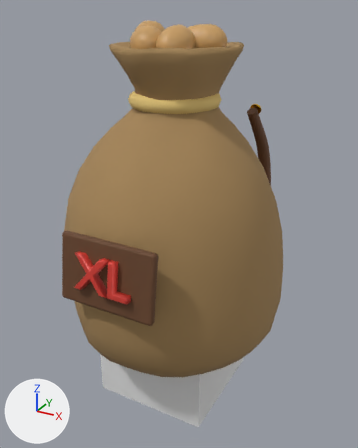
Before and after pictures for a commit that changed the FBX model art/export/fbx/BigSack.fbx.
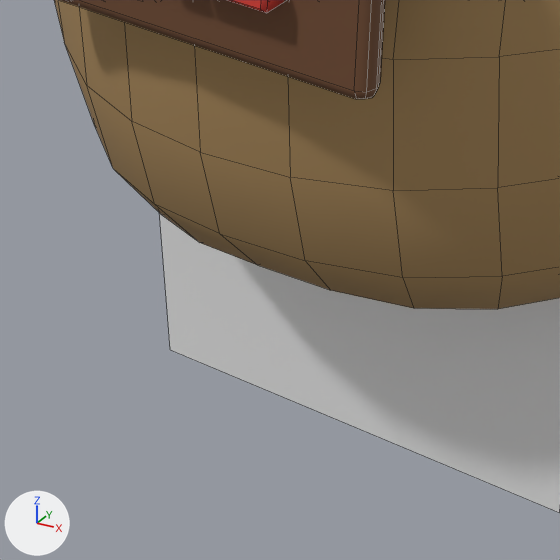
The first picture shows the older version from a camera (50 mm lens) standing at (1.88, -3.35, 2.76) and looking at (0.05, -0.03, 1.1). The close-ups show the older and then the newer version on the part from 17% to 55% of the width and 67% to 98% of the height of that picture. Only the edits that show in the close-ups are written down. Every picture has the same lights, and +X, +Y and +Z are marked at lower left. The close-ups show mesh edges as thin lines. Where no turn or scale is listed for an object, it has been applied to the vertices.

In view in the first close-up: 'Body__Burlap.001', 'Body__WoodDark.004', 'Origin__Pivot.009' and 1 more.
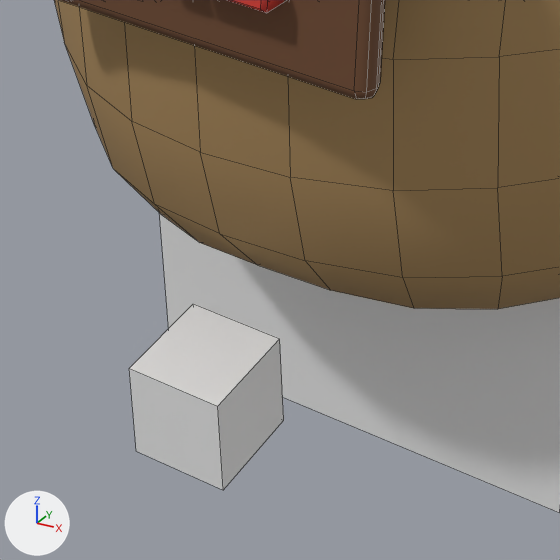
The change, as a list of edits to the scene's bpy script:
```text
Add me_origin__axisz:
    me_origin__axisz.from_pydata(...)  # a box spanning x -0.1..0.1, y -0.1..0.1, z -0.1..0.1
Add ob_origin__axisz:
    ob_origin__axisz = bpy.data.objects.new('Origin__AxisZ', me_origin__axisz)
    ob_origin__axisz.location = (0.0, -1.0, 0.0)
```

Pixel boxes [x1, y1, x2, y2] of what changed, in the close-ups (560 x 560 px):
'Origin__AxisZ', added: after [129, 304, 284, 490]
